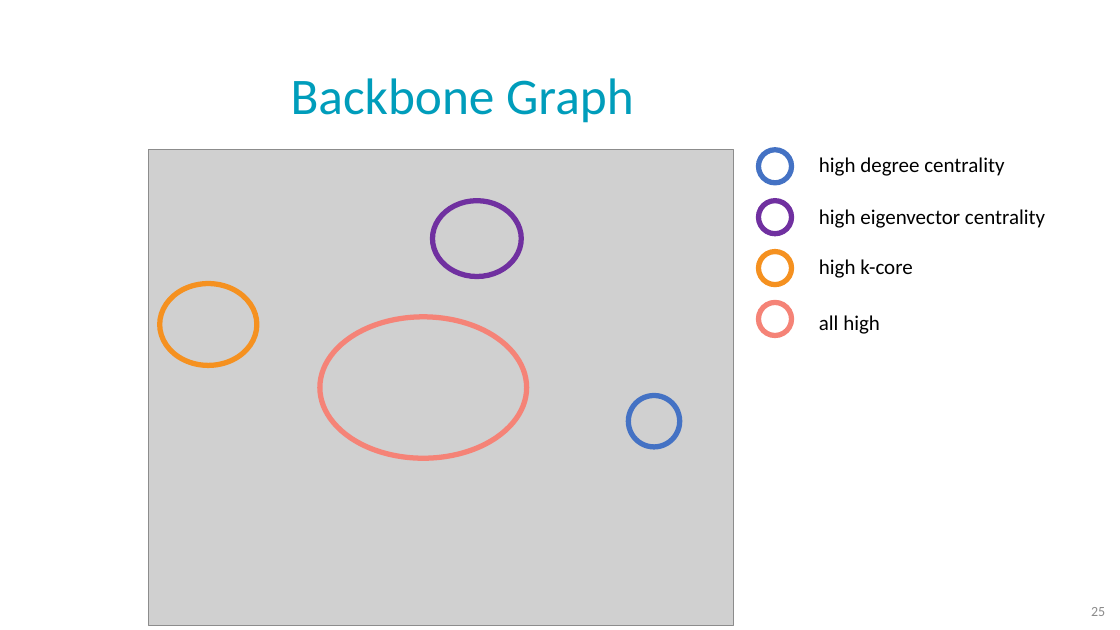
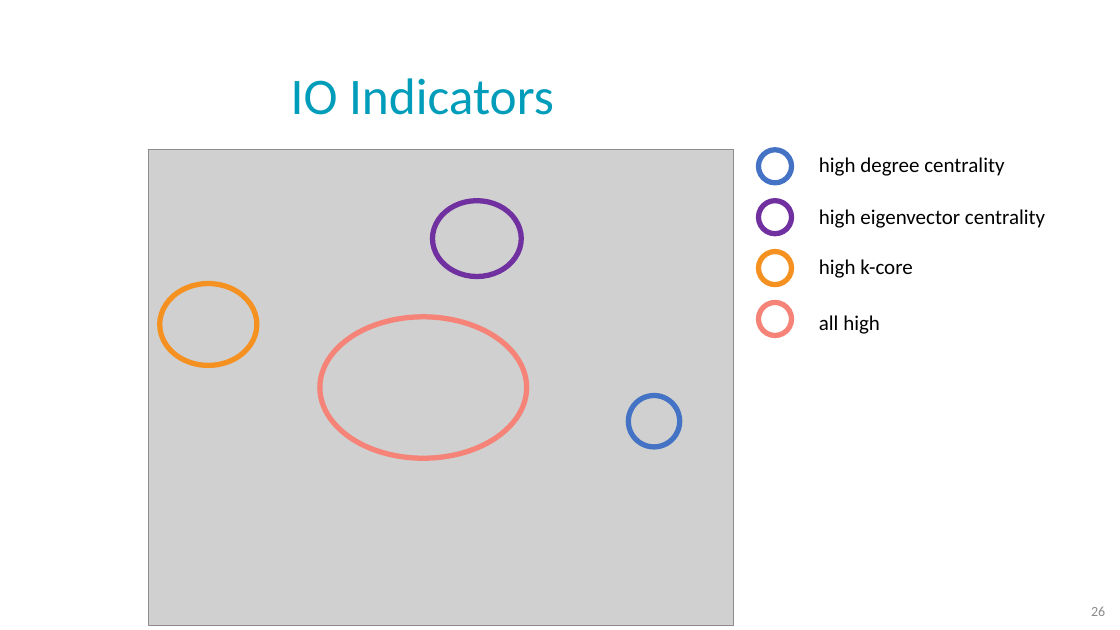
Before and after one commit to NoaTal1996/Backbone-Graph, a slide deck: slide 26 of docs/cbg_saback.pptx (slide 25 before the commit). Drawn at 1120x630 pixels with LibreOffice and Linux fonts; fonts in the diff are those of the drawing; grey boxes stand for pictures; background and template pictures are left out. Boxes give left, top, right and bottom in pixels: in the first picture for what was removed or moved away, otherwise in the second. Text is boxed around its words. In the diff, an @@ line names an element or a change of style, - is before the commit and + after.

```diff
--- a/docs/cbg_saback.pptx
+++ b/docs/cbg_saback.pptx
@@ title at (x1=291, y1=78, x2=554, y2=115): text changed @@
-Backbone Graph
+IO Indicators
@@ page number at (x1=1091, y1=606, x2=1105, y2=616): text changed @@
-25
+26
```
Also in this commit, not shown: 3 other slides changed, 1 slide added.
